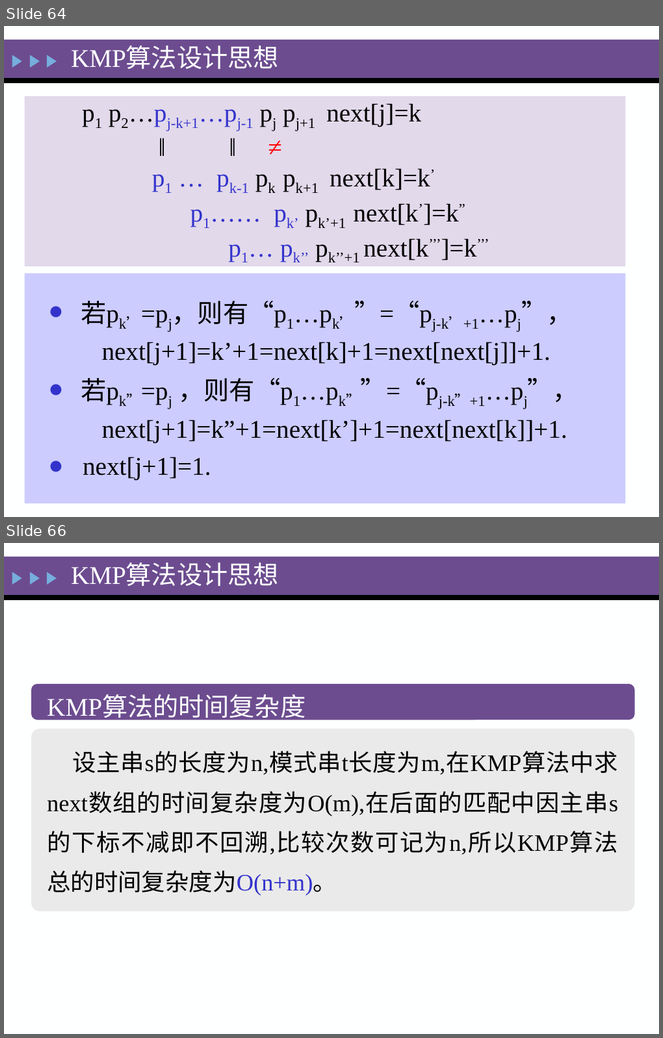
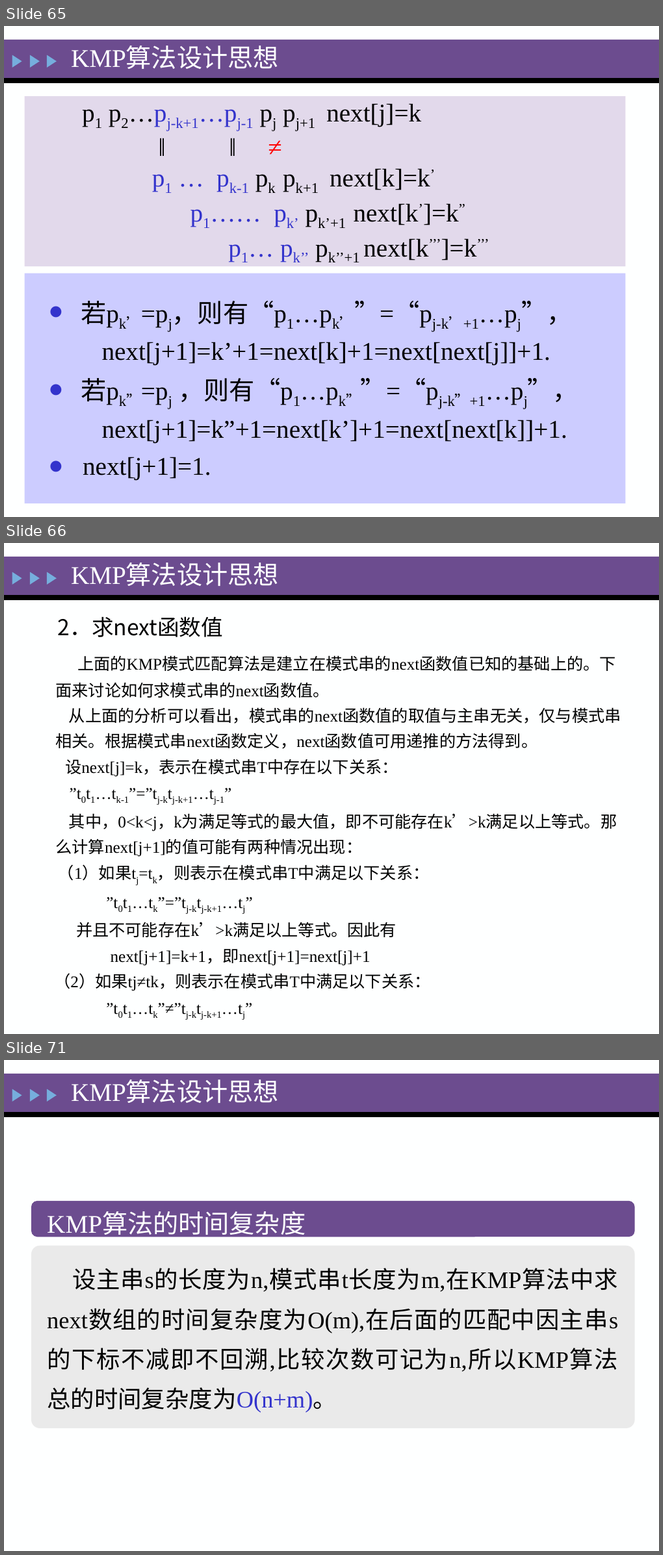
Before and after one commit to zeemeil/zeemeil.github.io, a slide deck: files/2025_1_DS/0319_DS_StringArrayGList.pptx. Shown one above the other, each under a label of ours: slides 64 and 66 before the commit, slides 65, 66 and 71 after it; the slides between them are not shown. The pictures are 663x1038 and 663x1555 pixels, drawn with LibreOffice and Linux fonts; fonts in the diff are those of the drawing. Boxes give left, top, right and bottom in pixels: in the first picture for what was removed or moved away, otherwise in the second. Text is boxed around its words. In the diff, an @@ line names an element or a change of style, - is before the commit and + after.

```diff
--- a/files/2025_1_DS/0319_DS_StringArrayGList.pptx
+++ b/files/2025_1_DS/0319_DS_StringArrayGList.pptx
@@ slide 66 added at (4, 543, 659, 1034), background #FEFFFF; not listed: 5 template elements that a slide beside it also shows @@
@@ text added at (71, 564, 279, 586), 28 pt, text #FEFFFF @@
+KMP算法设计思想
@@ text added at (54, 616, 622, 991), 18 pt, text #000000 @@
+2．求next函数值
+上面的KMP模式匹配算法是建立在模式串的next函数值已知的基础上的。下面来讨论如何求模式串的next函数值。
+从上面的分析可以看出，模式串的next函数值的取值与主串无关，仅与模式串相关。根据模式串next函数定义，next函数值可用递推的方法得到。
+设next[j]=k，表示在模式串T中存在以下关系：
+”t0t1…tk-1”=”tj-ktj-k+1…tj-1”
+其中，0<k<j，k为满足等式的最大值，即不可能存在k’>k满足以上等式。那么计算next[j+1]的值可能有两种情况出现：
+（1）如果tj=tk，则表示在模式串T中满足以下关系：
+”t0t1…tk”=”tj-ktj-k+1…tj”
+并且不可能存在k’>k满足以上等式。因此有
+next[j+1]=k+1，即next[j+1]=next[j]+1
+（2）如果tj≠tk，则表示在模式串T中满足以下关系：
+”t0t1…tk”≠”tj-ktj-k+1…tj”
@@ what was slide 64 is now slide 65 @@
@@ what was slide 66 is now slide 71 @@
```
Also in this commit, not shown: 1 slide changed, 6 other slides added, 1 other file.
